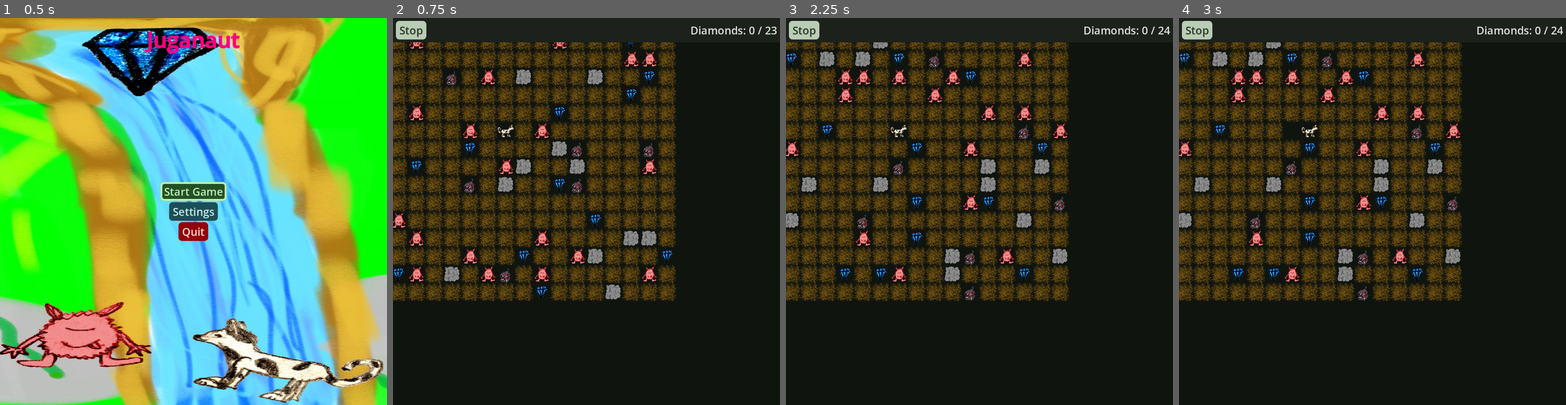
Above: before the commit, frames 1-4 (left to right).
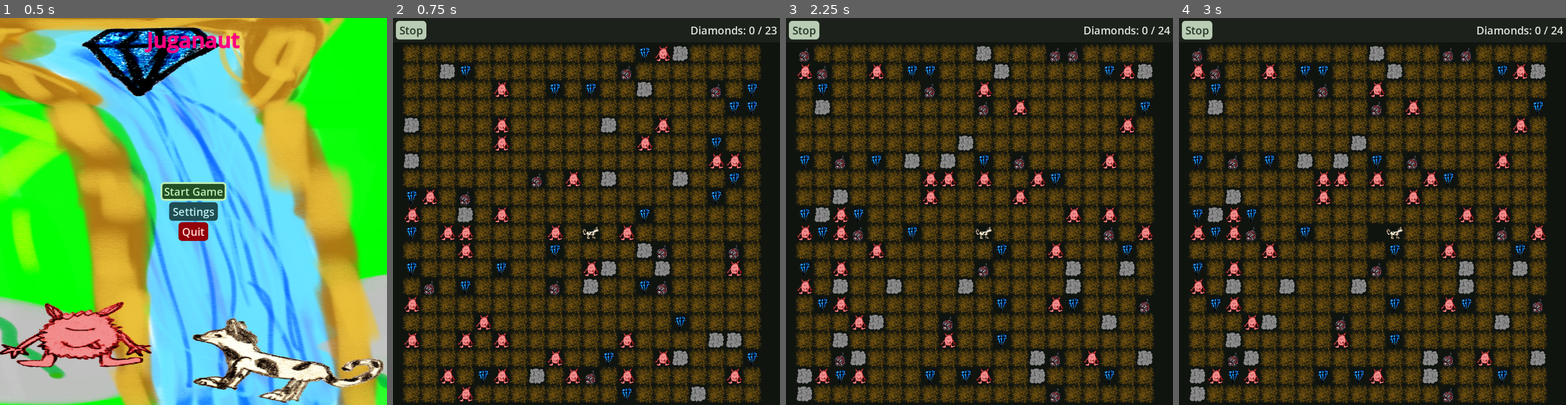
Above: after the commit, the same moments.

Repository: SirVincelot24/juganaut-godot
Game: Godot game, scene res://scenes/MainMenu.tscn
Two runs of this game, one before a commit and one after it. Both use one fixed random seed, a clock stepped at 60 frames per second and the inputs below.
Inputs (mouse positions are in pixels of both pictures, inside the frame that each line leads up to):
- Up to frame 1 (0.5 s): no input
- Up to frame 2 (0.75 s): click "Start Game" at 0.5 s
- Up to frame 3 (2.25 s): click "Stop" at 1.25 s; click "Start Game" at 2 s
- Up to frame 4 (3 s): tap Enter at 2.75 s; move the mouse to (1457, 192) at 2.77 s; hold D (movement.right) from 2.78 s (still down); click (1457, 192) at 2.92 s

Frame 1 is identical in both runs. In frame 2, 58% of the frame differs, in the area x 0-96%, y 6-100%; in frame 3, 58%; in frame 4, 58%.

Commit message:
move game center to 0,0 for easier camera control

Diff:
--- a/scenes/game.tscn
+++ b/scenes/game.tscn
@@ -134,6 +134,5 @@
 script = ExtResource("5_iywne")
 
 [node name="Camera2D" type="Camera2D" parent="." unique_id=594041342]
-offset = Vector2(0, 50)
 
 [connection signal="game_over_signal" from="." to="Grid" method="game_over"]
--- a/scripts/BL/grid/grid.gd
+++ b/scripts/BL/grid/grid.gd
@@ -28,7 +28,8 @@
 	for child in get_children():
 		set_cell(local_to_map(child.position), child.type, Vector2i.ZERO)
 
-	$/root/Game/Camera2D.position = $/root/Game.to_global(map_to_local(player_pos / 10))
+	position = (-$/root/Game.to_global(map_to_local(max_size) / 10) / 2)
+	$/root/Game/Camera2D.position -= Vector2(0, $/root/Game/UI/Control/TopBar.size.y)
 
 func get_cell_pawn(cell, type = Pawn.CellType.PLAYER):
 	for node in get_children():
